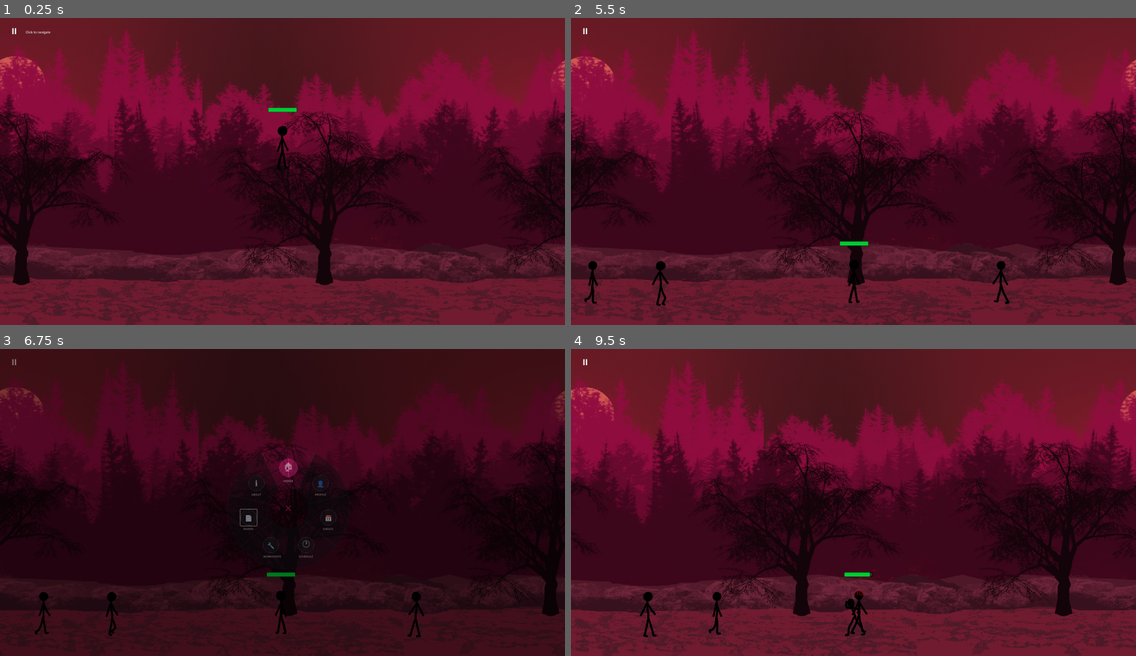
Above: before the commit, frames 1-4 (two rows, left to right).
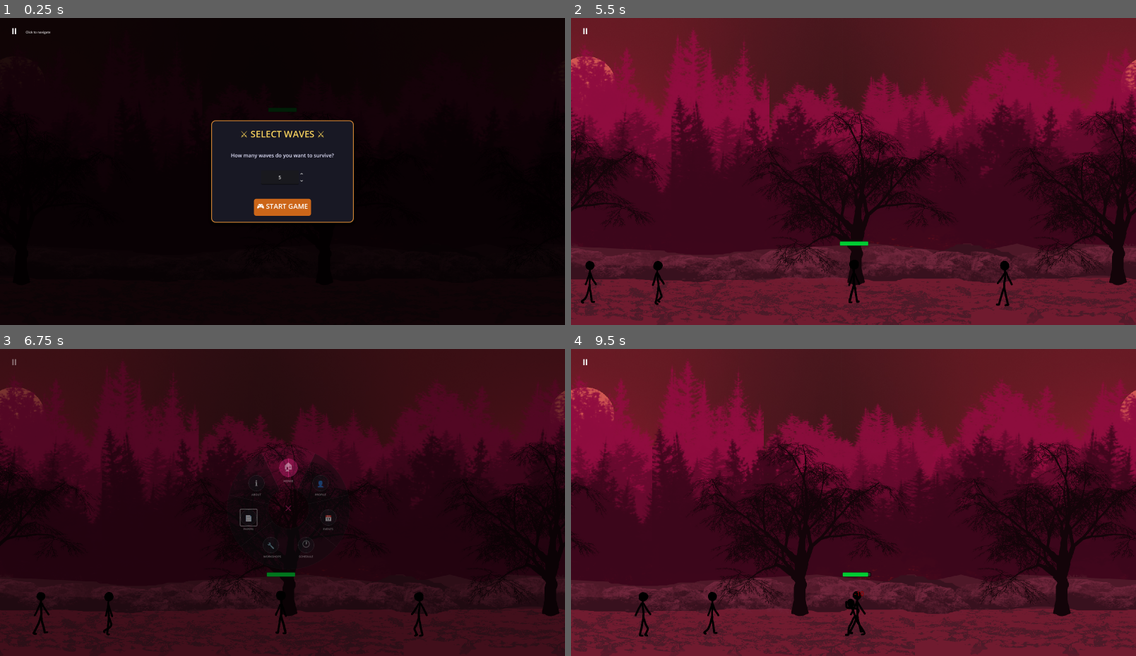
Above: after the commit, the same moments.

Repository: SUGANTH-V-27/stickman
Game: Godot game, scene res://scenes/main.tscn
Same seed, same stepped clock (60 frames per second), same inputs: the game is played once before the commit and once after it.
Inputs (mouse positions are in pixels of both pictures, inside the frame that each line leads up to):
- Up to frame 1 (0.25 s): no input
- Up to frame 2 (5.5 s): click (853, 208) at 0.5 s, where only the run after the commit has a clickable "🎮 START GAME"; click (1135, 324) at 1.25 s; click (1135, 324) at 2 s; click "⏸" at 2.75 s; click (853, 134) at 3.52 s; tap Enter at 4.25 s; move the mouse to (977, 156) at 4.27 s; hold Right (ui_right) 4.28-5 s; hold P (attack) 4.28-5 s; click (977, 156) at 4.42 s; tap Up (ui_up) at 4.52 s; drag from (740, 186) to (870, 254) at 5.02 s
- Up to frame 3 (6.75 s): move the mouse to (339, 434) at 5.77 s; hold Left (ui_left) 5.78-6.5 s; tap Q at 5.85 s; drag from (254, 563) to (107, 606) at 6.52 s
- Up to frame 4 (9.5 s): move the mouse to (1023, 548) at 7.27 s; hold Right (ui_right) 7.28-8 s; hold P (attack) 7.28-8 s; tap Up (ui_up) at 7.52 s; drag from (684, 456) to (706, 606) at 8.02 s; move the mouse to (881, 502) at 8.77 s; hold Right (ui_right) from 8.78 s (still down); tap Q at 8.85 s; click (881, 502) at 8.92 s

The runs differ from the first frame. In frame 1, 94% of the frame differs, in the area x 0-100%, y 0-100%; in frame 2, 0.5%; in frame 3, 0.5%; in frame 4, 5.4%.

Commit message:
dynamic no. of waves to choose by users

Diff:
--- a/Scripts/SpawnSystem.gd
+++ b/Scripts/SpawnSystem.gd
@@ -11,7 +11,7 @@
 var boss_scene = preload("res://scenes/boss.tscn")
 
 # Wave configuration
-const MAX_WAVES = 1
+var max_waves: int = 5  # Default, can be set dynamically
 const BASE_ENEMIES_PER_WAVE = 3
 const WAVE_DELAY = 3.0
 const ENEMY_SPAWN_INTERVAL = 1.0
@@ -42,6 +42,11 @@
 func set_spawn_positions(positions: Array):
 	spawn_positions = positions
 
+# Set maximum waves (call this before starting wave mode)
+func set_max_waves(waves: int):
+	max_waves = waves
+	print("🎮 Max waves set to: ", max_waves)
+
 # Start wave-based gameplay
 func start_wave_mode():
 	current_wave = 0
@@ -55,7 +60,7 @@
 	current_wave += 1
 
 	# Boss wave check
-	if current_wave > MAX_WAVES and not boss_spawned_flag:
+	if current_wave > max_waves and not boss_spawned_flag:
 		spawn_boss()
 		return
 
@@ -175,10 +180,10 @@
 func get_wave_info() -> Dictionary:
 	return {
 		"current_wave": current_wave,
-		"max_waves": MAX_WAVES,
+		"max_waves": max_waves,
 		"enemies_alive": enemies_alive,
 		"total_killed": total_enemies_killed,
-		"is_boss_wave": current_wave > MAX_WAVES
+		"is_boss_wave": current_wave > max_waves
 	}
 
 # Spawn health pickup after wave
--- /dev/null
+++ b/scenes/HUD.gd
@@ -0,0 +1,42 @@
+extends CanvasLayer
+
+# HUD Script
+# Handles UI elements like menu button and circular menu
+
+@onready var menu_button: Button = $Control/MenuButton
+@onready var circular_menu: Control = $Control/CircularMenu
+
+func _ready():
+	# Hide circular menu initially
+	if circular_menu:
+		circular_menu.visible = false
+
+	# Connect menu button
+	if menu_button:
+		menu_button.pressed.connect(_on_menu_button_pressed)
+
+func _on_menu_button_pressed():
+	# Toggle circular menu visibility
+	if circular_menu:
+		circular_menu.visible = !circular_menu.visible
+
+		# Pause game when menu is open
+		get_tree().paused = circular_menu.visible
+
+		# Notify pausable nodes
+		if circular_menu.visible:
+			_pause_game()
+		else:
+			_resume_game()
+
+func _pause_game():
+	# Notify all pausable nodes
+	for node in get_tree().get_nodes_in_group("pausable"):
+		if node.has_method("_set_paused_state"):
+			node._set_paused_state(true)
+
+func _resume_game():
+	# Notify all pausable nodes
+	for node in get_tree().get_nodes_in_group("pausable"):
+		if node.has_method("_set_paused_state"):
+			node._set_paused_state(false)
--- /dev/null
+++ b/scenes/WaveSelection.gd
@@ -0,0 +1,19 @@
+extends CanvasLayer
+
+signal wave_count_selected(wave_count: int)
+
+@onready var spinbox: SpinBox = $Control/Panel/VBoxContainer/SpinBox
+@onready var start_button: Button = $Control/Panel/VBoxContainer/StartButton
+
+func _ready():
+	start_button.pressed.connect(_on_start_pressed)
+	# Set default/range
+	spinbox.min_value = 1
+	spinbox.max_value = 20
+	spinbox.value = 5
+	spinbox.step = 1
+
+func _on_start_pressed():
+	var selected_waves = int(spinbox.value)
+	emit_signal("wave_count_selected", selected_waves)
+	queue_free()  # Remove the menu after selection
--- /dev/null
+++ b/scenes/WaveSelection.tscn
@@ -0,0 +1,146 @@
+[gd_scene load_steps=7 format=3 uid="uid://dq7x8vmj5n8p4"]
+
+[ext_resource type="Script" path="res://scenes/WaveSelection.gd" id="1_wave"]
+
+[sub_resource type="StyleBoxFlat" id="StyleBoxFlat_panel"]
+bg_color = Color(0.1, 0.1, 0.15, 0.95)
+border_width_left = 3
+border_width_top = 3
+border_width_right = 3
+border_width_bottom = 3
+border_color = Color(0.8, 0.5, 0.2, 1)
+corner_radius_top_left = 15
+corner_radius_top_right = 15
+corner_radius_bottom_right = 15
+corner_radius_bottom_left = 15
+shadow_size = 10
+shadow_offset = Vector2(0, 5)
+
+[sub_resource type="StyleBoxFlat" id="StyleBoxFlat_button_normal"]
+bg_color = Color(0.8, 0.4, 0.1, 1)
+corner_radius_top_left = 8
+corner_radius_top_right = 8
+corner_radius_bottom_right = 8
+corner_radius_bottom_left = 8
+
+[sub_resource type="StyleBoxFlat" id="StyleBoxFlat_button_hover"]
+bg_color = Color(1, 0.5, 0.2, 1)
+corner_radius_top_left = 8
+corner_radius_top_right = 8
+corner_radius_bottom_right = 8
+corner_radius_bottom_left = 8
+
+[sub_resource type="StyleBoxFlat" id="StyleBoxFlat_button_pressed"]
+bg_color = Color(0.6, 0.3, 0.05, 1)
+corner_radius_top_left = 8
+corner_radius_top_right = 8
+corner_radius_bottom_right = 8
+corner_radius_bottom_left = 8
+
+[sub_resource type="LabelSettings" id="LabelSettings_title"]
+font_size = 32
+font_color = Color(1, 0.85, 0.4, 1)
+outline_size = 2
+outline_color = Color(0, 0, 0, 1)
+
+[node name="WaveSelection" type="CanvasLayer"]
+process_mode = 3
+script = ExtResource("1_wave")
+
+[node name="Control" type="Control" parent="."]
+layout_mode = 3
+anchors_preset = 15
+anchor_right = 1.0
+anchor_bottom = 1.0
+grow_horizontal = 2
+grow_vertical = 2
+
+[node name="Background" type="ColorRect" parent="Control"]
+layout_mode = 1
+anchors_preset = 15
+anchor_right = 1.0
+anchor_bottom = 1.0
+grow_horizontal = 2
+grow_vertical = 2
+color = Color(0, 0, 0, 0.85)
+
+[node name="Panel" type="Panel" parent="Control"]
+layout_mode = 1
+anchors_preset = 8
+anchor_left = 0.5
+anchor_top = 0.5
+anchor_right = 0.5
+anchor_bottom = 0.5
+offset_left = -250.0
+offset_top = -180.0
+offset_right = 250.0
+offset_bottom = 180.0
+grow_horizontal = 2
+grow_vertical = 2
+theme_override_styles/panel = SubResource("StyleBoxFlat_panel")
+
+[node name="VBoxContainer" type="VBoxContainer" parent="Control/Panel"]
+layout_mode = 1
+anchors_preset = 8
+anchor_left = 0.5
+anchor_top = 0.5
+anchor_right = 0.5
+anchor_bottom = 0.5
+offset_left = -200.0
+offset_top = -140.0
+offset_right = 200.0
+offset_bottom = 140.0
+grow_horizontal = 2
+grow_vertical = 2
+theme_override_constants/separation = 15
+
+[node name="Title" type="Label" parent="Control/Panel/VBoxContainer"]
+layout_mode = 2
+text = "⚔ SELECT WAVES ⚔"
+label_settings = SubResource("LabelSettings_title")
+horizontal_alignment = 1
+vertical_alignment = 1
+
+[node name="Spacer1" type="Control" parent="Control/Panel/VBoxContainer"]
+custom_minimum_size = Vector2(0, 10)
+layout_mode = 2
+
+[node name="Label" type="Label" parent="Control/Panel/VBoxContainer"]
+layout_mode = 2
+theme_override_colors/font_color = Color(0.9, 0.9, 1, 1)
+theme_override_font_sizes/font_size = 18
+text = "How many waves do you want to survive?"
+horizontal_alignment = 1
+autowrap_mode = 2
+
+[node name="Spacer2" type="Control" parent="Control/Panel/VBoxContainer"]
+custom_minimum_size = Vector2(0, 10)
+layout_mode = 2
+
+[node name="SpinBox" type="SpinBox" parent="Control/Panel/VBoxContainer"]
+custom_minimum_size = Vector2(150, 50)
+layout_mode = 2
+size_flags_horizontal = 4
+theme_override_colors/font_color = Color(1, 1, 1, 1)
+theme_override_font_sizes/font_size = 28
+min_value = 1.0
+max_value = 20.0
+value = 5.0
+alignment = 1
+
+[node name="Spacer3" type="Control" parent="Control/Panel/VBoxContainer"]
+custom_minimum_size = Vector2(0, 20)
+layout_mode = 2
+
+[node name="StartButton" type="Button" parent="Control/Panel/VBoxContainer"]
+custom_minimum_size = Vector2(200, 60)
+layout_mode = 2
+size_flags_horizontal = 4
+theme_override_colors/font_color = Color(1, 1, 1, 1)
+theme_override_colors/font_pressed_color = Color(1, 1, 1, 1)
+theme_override_colors/font_hover_color = Color(1, 1, 1, 1)
+theme_override_font_sizes/font_size = 24
+theme_override_styles/normal = SubResource("StyleBoxFlat_button_normal")
+theme_override_styles/hover = SubResource("StyleBoxFlat_button_hover")
+theme_override_styles/pressed = SubResource("StyleBoxFlat_button_pressed")
+text = "🎮 START GAME"
--- a/scenes/main.gd
+++ b/scenes/main.gd
@@ -5,6 +5,7 @@
 var combat_system
 var spawn_system
 var circular_menu
+var wave_selection_menu
 
 # Node references
 @onready var player = $player  # Your player node
@@ -26,8 +27,8 @@
 	setup_spawn_system()
 	setup_circular_menu()
 
-	await get_tree().create_timer(1.0).timeout
-	spawn_system.start_wave_mode()
+	# Show wave selection menu
+	show_wave_selection()
 
 func _process(delta):
 	# Handle parallax background scrolling
@@ -77,6 +78,21 @@
 
 	print("✅ Spawn System initialized")
 
+# Show wave selection menu
+func show_wave_selection():
+	var WaveSelectionScene = preload("res://scenes/WaveSelection.tscn")
+	wave_selection_menu = WaveSelectionScene.instantiate()
+	wave_selection_menu.wave_count_selected.connect(_on_wave_count_selected)
+	add_child(wave_selection_menu)
+	print("🎮 Wave Selection Menu shown")
+
+# Called when player selects wave count
+func _on_wave_count_selected(wave_count: int):
+	print("🎮 Player selected ", wave_count, " waves")
+	spawn_system.set_max_waves(wave_count)
+	await get_tree().create_timer(0.5).timeout
+	spawn_system.start_wave_mode()
+
 # ==================== SIGNAL HANDLERS ====================
 
 func _on_wave_started(wave_number: int, enemy_count: int):
Not shown, added: scenes/HUD.gd.uid
Not shown, added: scenes/WaveSelection.gd.uid
